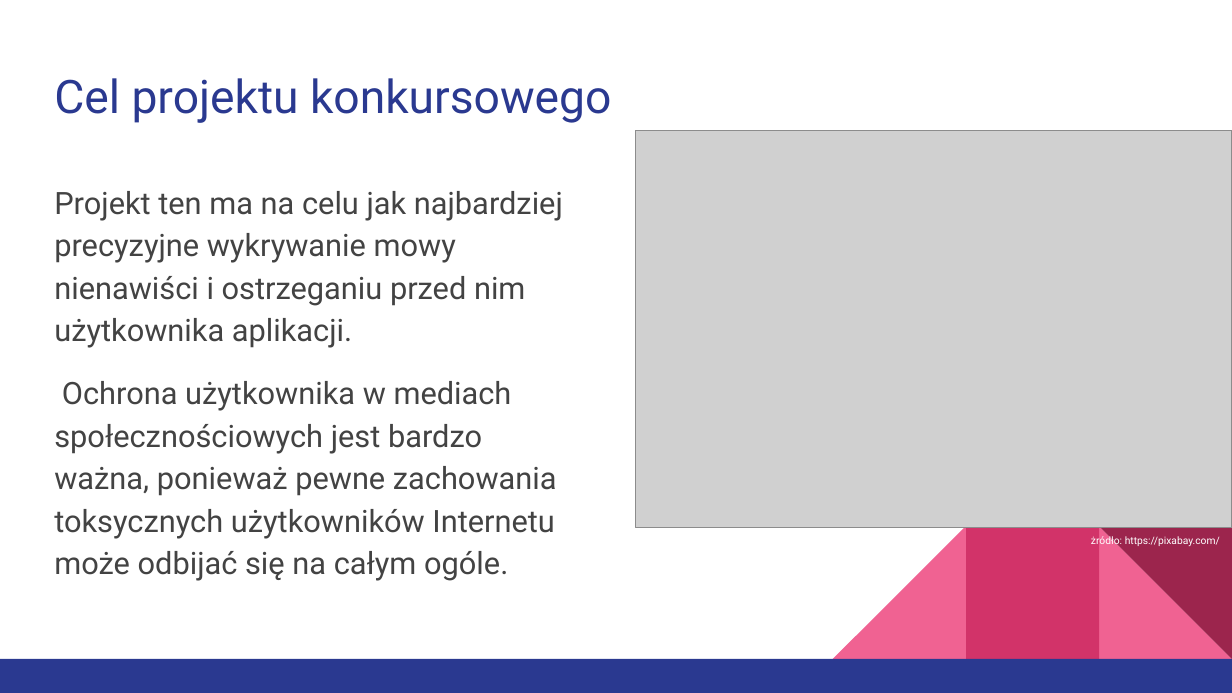
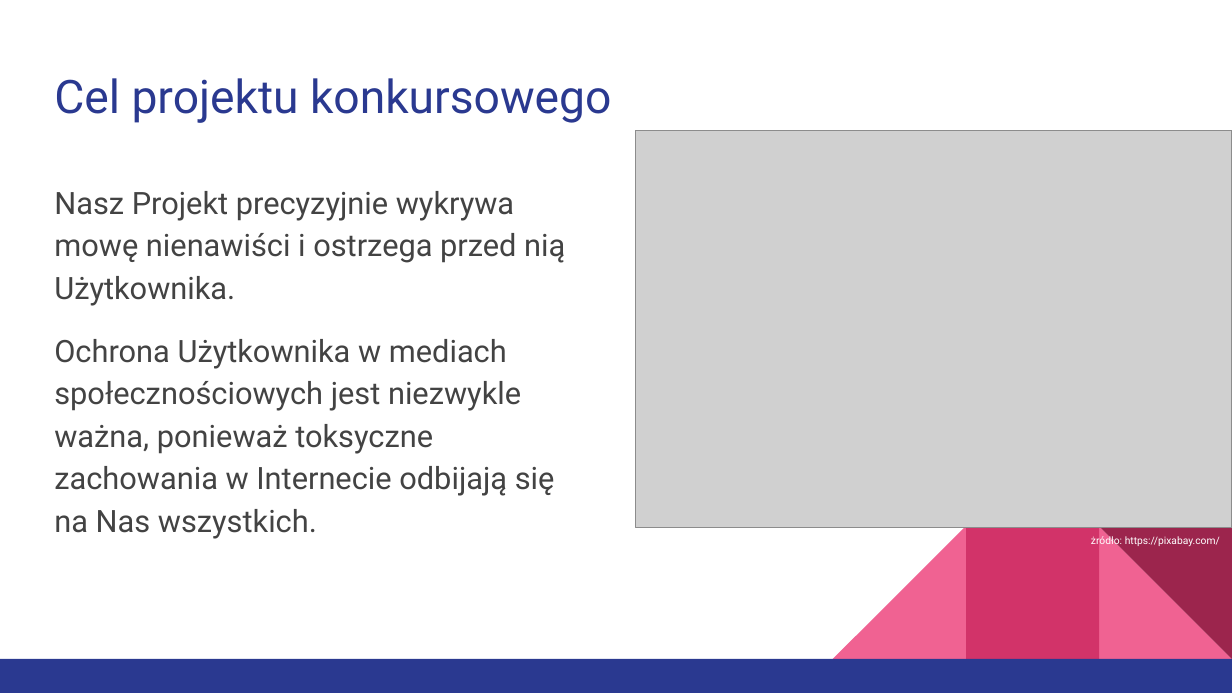
Before and after one commit to Jakub-S-K/beHappy-Ai4Youth, a slide deck: slide 4 of AI4Youth.pptx. Drawn at 1232x693 pixels with LibreOffice and Linux fonts; fonts in the diff are those of the drawing; grey boxes stand for pictures. Boxes give left, top, right and bottom in pixels: in the first picture for what was removed or moved away, otherwise in the second. Text is boxed around its words. In the diff, an @@ line names an element or a change of style, - is before the commit and + after.

```diff
--- a/AI4Youth.pptx
+++ b/AI4Youth.pptx
@@ text at (54, 191, 565, 539): text changed @@
-Projekt ten ma na celu jak najbardziej precyzyjne wykrywanie mowy nienawiści i ostrzeganiu przed nim użytkownika aplikacji.
-Ochrona użytkownika w mediach społecznościowych jest bardzo ważna, ponieważ pewne zachowania toksycznych użytkowników Internetu może odbijać się na całym ogóle.
+Nasz Projekt precyzyjnie wykrywa mowę nienawiści i ostrzega przed nią Użytkownika.
+Ochrona Użytkownika w mediach społecznościowych jest niezwykle ważna, ponieważ toksyczne zachowania w Internecie odbijają się na Nas wszystkich.
```
Also in this commit, not shown: 6 other slides changed.
